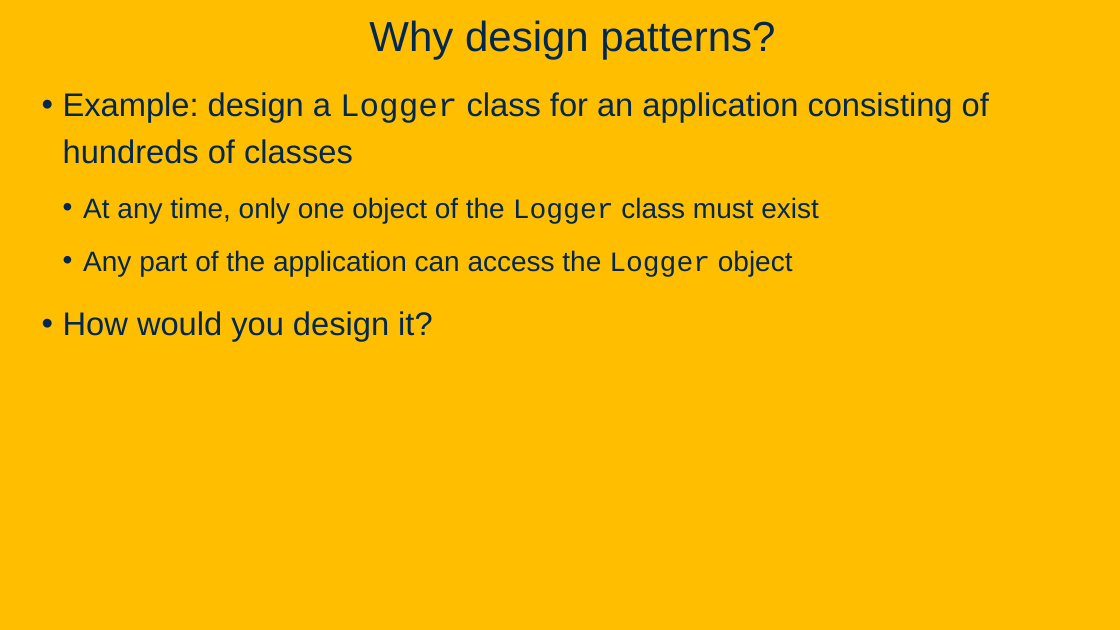
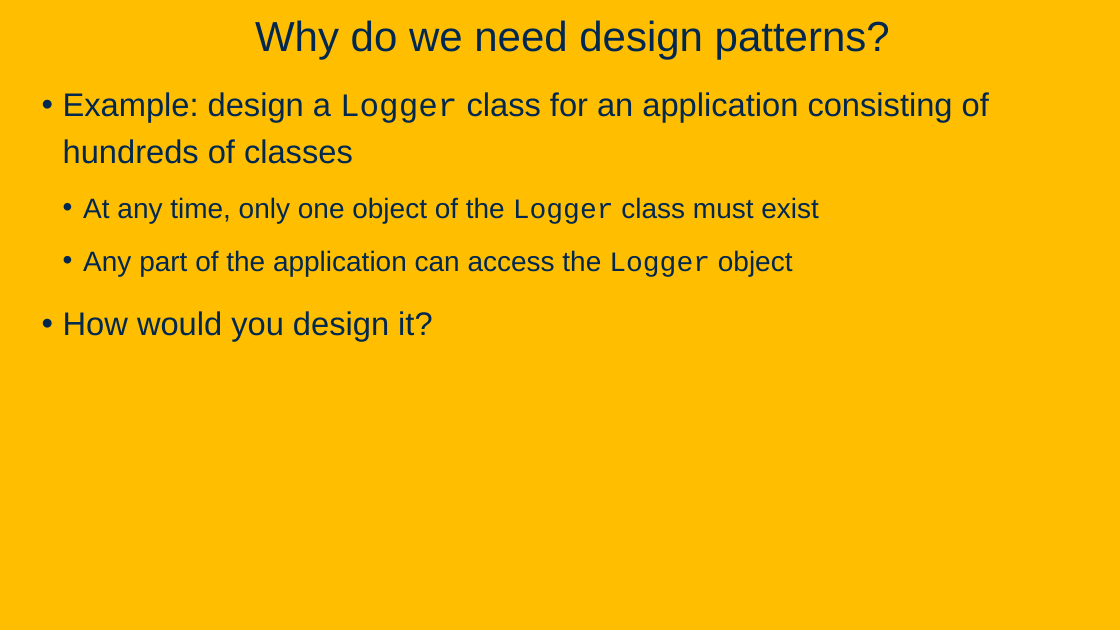
Before and after one commit to davsec-teaching/ECS160-Winter2025, a slide deck: slide 7 of slides/8_design_patterns.pptx (slide 3 before the commit). Drawn at 1120x630 pixels with LibreOffice and Linux fonts; fonts in the diff are those of the drawing; background and template pictures are left out. Boxes give left, top, right and bottom in pixels: in the first picture for what was removed or moved away, otherwise in the second. Text is boxed around its words. In the diff, an @@ line names an element or a change of style, - is before the commit and + after.

Commit message:
Updated software architecture and design patterns slides.

```diff
--- a/slides/8_design_patterns.pptx
+++ b/slides/8_design_patterns.pptx
@@ title at [255,20,890,59]: text changed @@
-Why design patterns?
+Why do we need design patterns?
```
Also in this commit, not shown: 4 other slides changed, 6 slides added, 1 other file.
